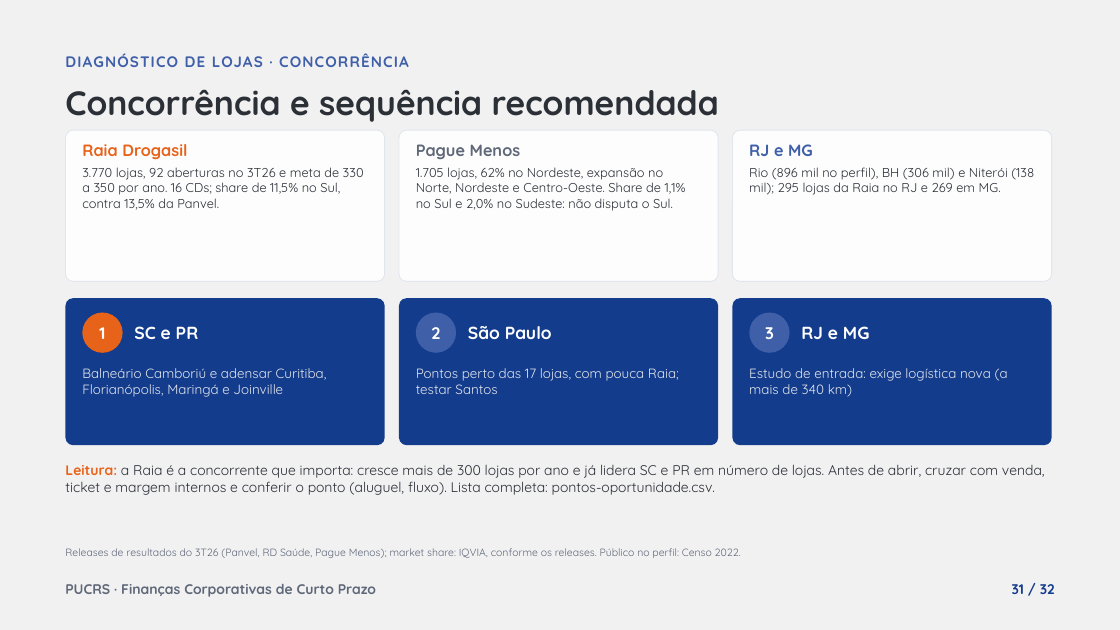
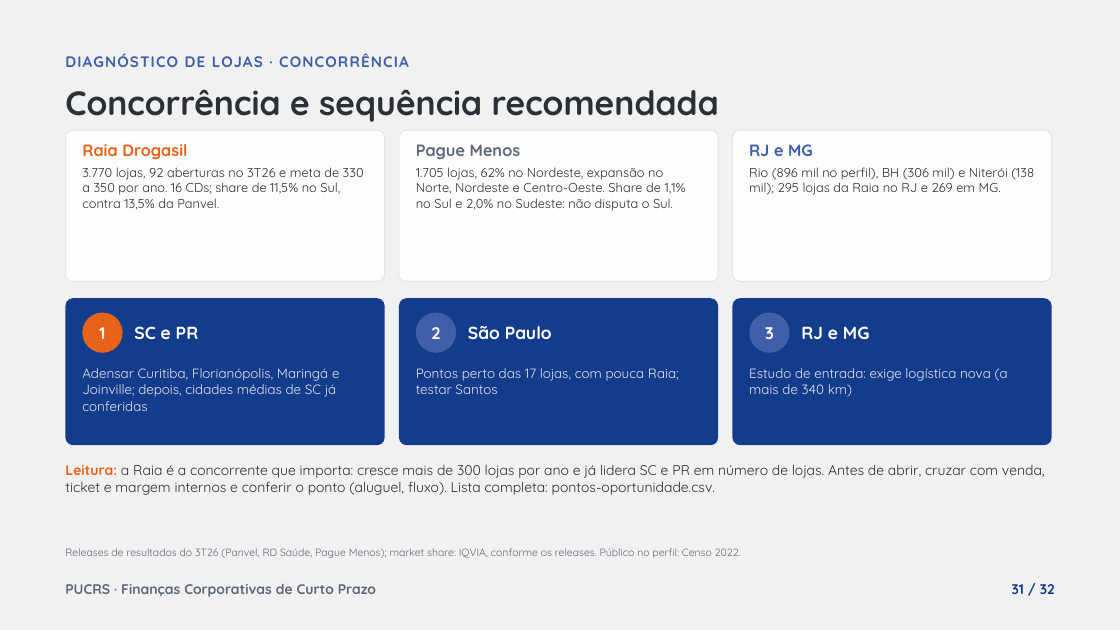
Before and after one commit to pedromartinilehn/DesenvolvimentoEconomico, a slide deck: slide 31 of farmacias/entrega2/Panvel_Entrega2_e_Diagnostico_de_Lojas.pptx. Drawn at 1120x630 pixels with LibreOffice and Linux fonts; fonts in the diff are those of the drawing. Boxes give left, top, right and bottom in pixels: in the first picture for what was removed or moved away, otherwise in the second. Text is boxed around its words. In the diff, an @@ line names an element or a change of style, - is before the commit and + after.

```diff
--- a/farmacias/entrega2/Panvel_Entrega2_e_Diagnostico_de_Lojas.pptx
+++ b/farmacias/entrega2/Panvel_Entrega2_e_Diagnostico_de_Lojas.pptx
@@ text at (x1=82, y1=368, x2=339, y2=411): text changed @@
-Balneário Camboriú e adensar Curitiba, Florianópolis, Maringá e Joinville
+Adensar Curitiba, Florianópolis, Maringá e Joinville; depois, cidades médias de SC já conferidas
```
Also in this commit, not shown: 5 other slides changed, 17 other files.
